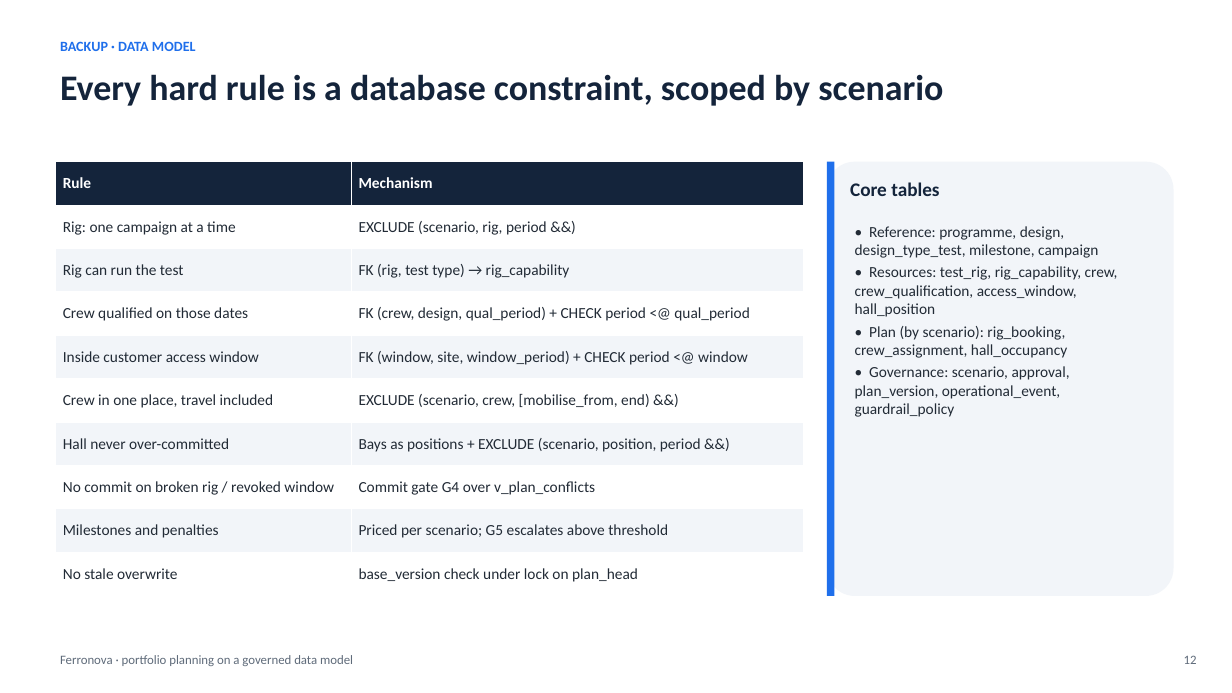
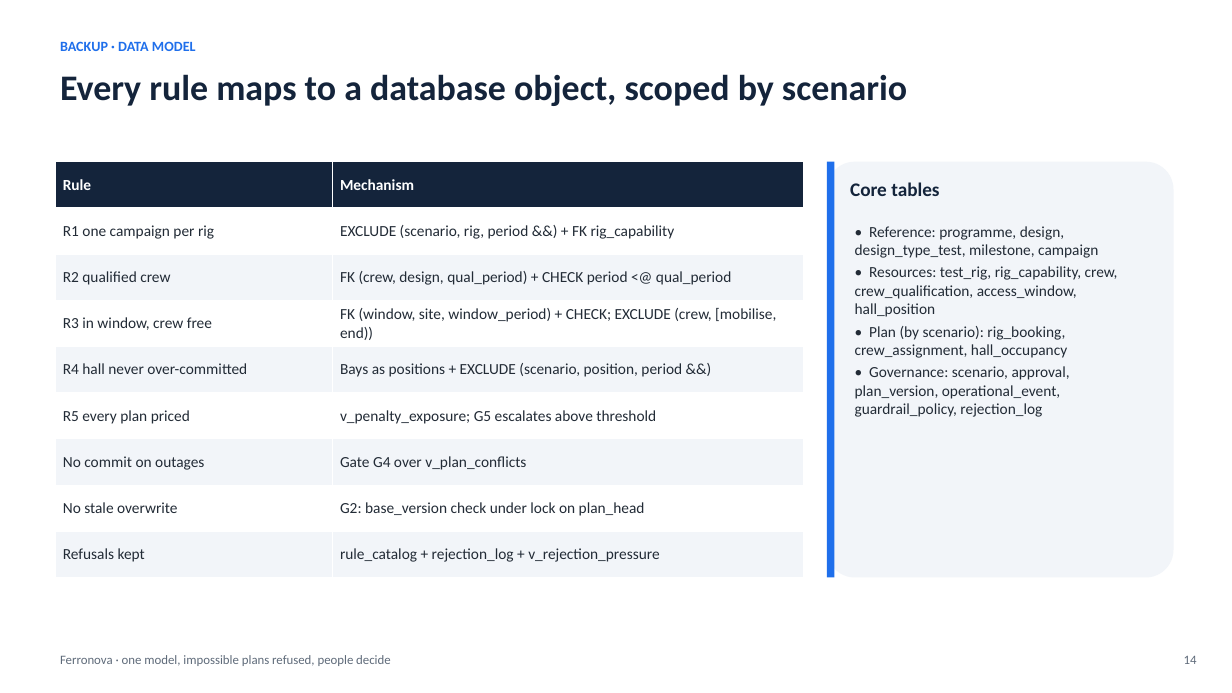
Before and after one commit to rpad300/ULTRA_IA_ASSISTANT, a slide deck: slide 14 of docs/ferronova-takehome/ferronova-pitch.pptx (slide 12 before the commit). Drawn at 1232x693 pixels with LibreOffice and Linux fonts; fonts in the diff are those of the drawing. Boxes give left, top, right and bottom in pixels: in the first picture for what was removed or moved away, otherwise in the second. Text is boxed around its words. In the diff, an @@ line names an element or a change of style, - is before the commit and + after.

```diff
--- a/docs/ferronova-takehome/ferronova-pitch.pptx
+++ b/docs/ferronova-takehome/ferronova-pitch.pptx
@@ text at (60, 74, 907, 106): text changed @@
-Every hard rule is a database constraint, scoped by scenario
+Every rule maps to a database object, scoped by scenario
@@ table at (55, 162, 804, 578) @@
-row 2: Rig: one campaign at a time | EXCLUDE (scenario, rig, period &&)
-row 3: Rig can run the test | FK (rig, test type) → rig_capability
-row 4: Crew qualified on those dates | FK (crew, design, qual_period) + CHECK period <@ qual_period
-row 5: Inside customer access window | FK (window, site, window_period) + CHECK period <@ window
-row 6: Crew in one place, travel included | EXCLUDE (scenario, crew, [mobilise_from, end) &&)
-row 7: Hall never over-committed | Bays as positions + EXCLUDE (scenario, position, period &&)
-row 8: No commit on broken rig / revoked window | Commit gate G4 over v_plan_conflicts
-row 9: Milestones and penalties | Priced per scenario; G5 escalates above threshold
-row 10: No stale overwrite | base_version check under lock on plan_head
+row 2: R1 one campaign per rig | EXCLUDE (scenario, rig, period &&) + FK rig_capability
+row 3: R2 qualified crew | FK (crew, design, qual_period) + CHECK period <@ qual_period
+row 4: R3 in window, crew free | FK (window, site, window_period) + CHECK; EXCLUDE (crew, [mobilise, end))
+row 5: R4 hall never over-committed | Bays as positions + EXCLUDE (scenario, position, period &&)
+row 6: R5 every plan priced | v_penalty_exposure; G5 escalates above threshold
+row 7: No commit on outages | Gate G4 over v_plan_conflicts
+row 8: No stale overwrite | G2: base_version check under lock on plan_head
+row 9: Refusals kept | rule_catalog + rejection_log + v_rejection_pressure
@@ rounded rectangle: place and size @@
-rounded rectangle at (827, 162, 1174, 596)
+rounded rectangle at (827, 162, 1174, 578)
@@ rectangle: place and size @@
-rectangle at (827, 162, 835, 596)
+rectangle at (827, 162, 835, 578)
@@ text at (855, 366, 1070, 417): text changed @@
-• Governance: scenario, approval, plan_version, operational_event, guardrail_policy
+• Governance: scenario, approval, plan_version, operational_event, guardrail_policy, rejection_log
@@ text at (60, 655, 391, 666): text changed @@
-Ferronova · portfolio planning on a governed data model
+Ferronova · one model, impossible plans refused, people decide
@@ text at (1184, 656, 1197, 664): text changed @@
-12
+14
```
Also in this commit, not shown: 11 other slides changed, 4 slides added, 2 slides removed, 14 other files.
